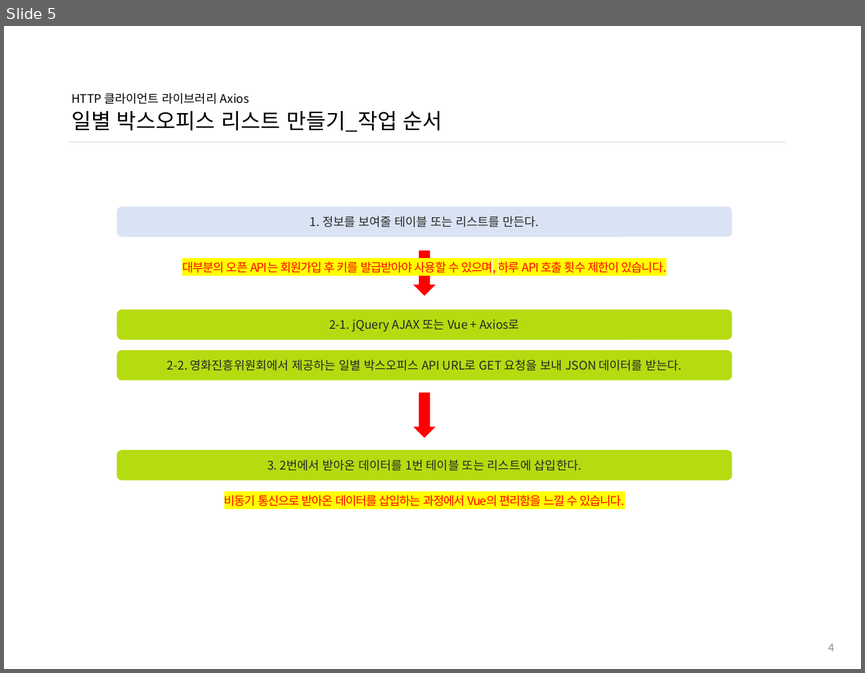
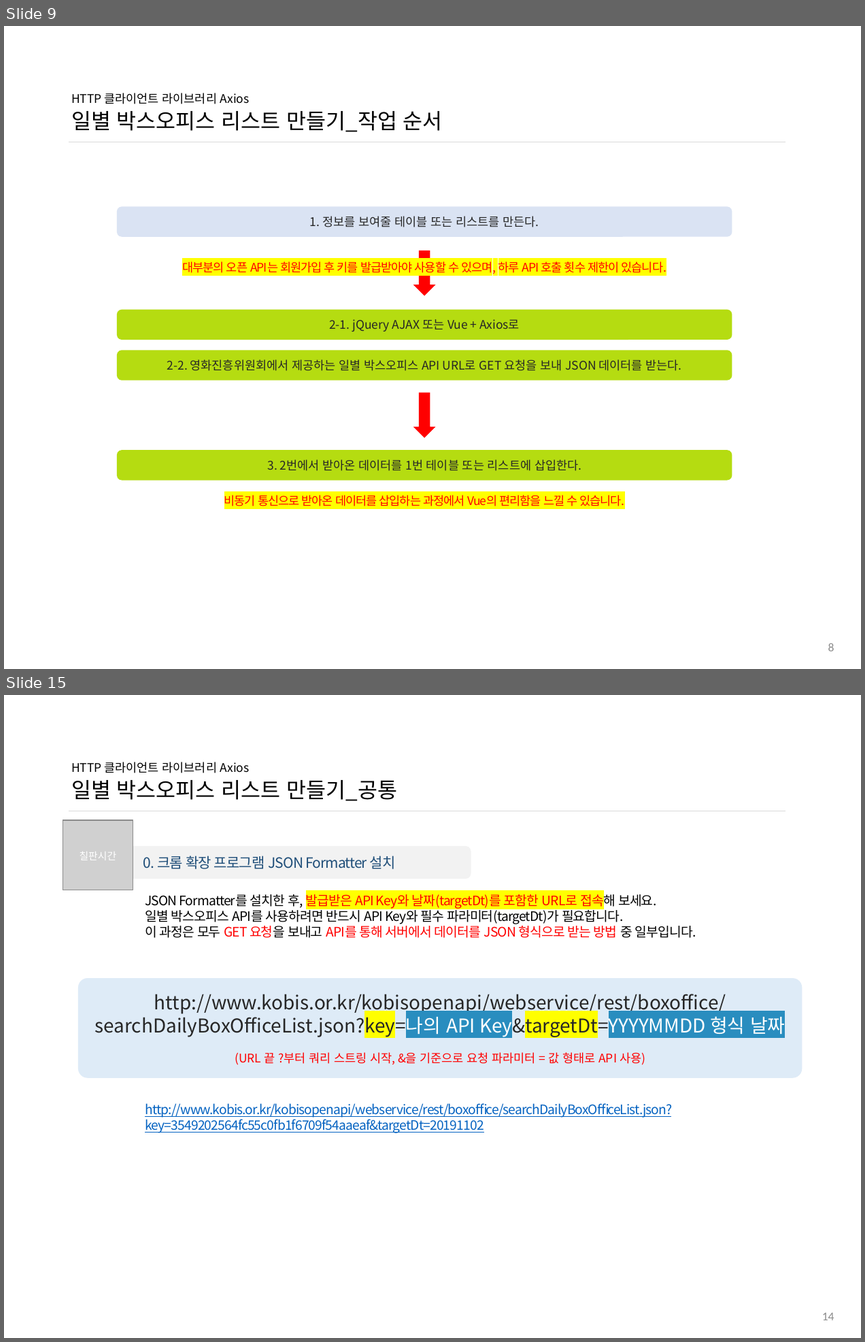
Before and after one commit to ddowon/vueStudy, a slide deck: 01.참고자료/191104_HTTP 클라이언트 라이브러리 Axios.pptx. Shown one above the other, each under a label of ours: slide 5 before the commit, slides 9 and 15 after it; the slides between them are not shown. The pictures are 865x673 and 865x1342 pixels, drawn with LibreOffice and Linux fonts; fonts in the diff are those of the drawing; grey boxes stand for pictures; background and template pictures are left out. Boxes give left, top, right and bottom in pixels: in the first picture for what was removed or moved away, otherwise in the second. Text is boxed around its words. In the diff, an @@ line names an element or a change of style, - is before the commit and + after.

Commit message:
11월 4일 11차 Axios 스터디 자료 업데이트

```diff
--- a/01.참고자료/191104_HTTP 클라이언트 라이브러리 Axios.pptx
+++ b/01.참고자료/191104_HTTP 클라이언트 라이브러리 Axios.pptx
@@ slide 15 added at [4, 695, 861, 1338], background #FFFFFF @@
@@ title added at [71, 762, 397, 801], 10 pt, text #000000 @@
+HTTP 클라이언트 라이브러리 Axios
+일별 박스오피스 리스트 만들기_공통
@@ line added from (68, 811) to (785, 811), #D9D9D9 0.5 pt @@
@@ picture added at [63, 820, 133, 890] @@
@@ text added at [79, 851, 117, 860], 8.5 pt, text #FFFFFF @@
+칠판시간
@@ rounded rectangle added at [107, 846, 471, 879], fill #F2F2F2, 12 pt, text #1F4E79 @@
+0. 크롬 확장 프로그램 JSON Formatter 설치
@@ text added at [145, 892, 697, 938], 11 pt, text #000000 @@
+JSON Formatter를 설치한 후, 발급받은 API Key와 날짜(targetDt)를 포함한 URL로 접속해 보세요.
+일별 박스오피스 API를 사용하려면 반드시 API Key와 필수 파라미터(targetDt)가 필요합니다.
+이 과정은 모두 GET 요청을 보내고 API를 통해 서버에서 데이터를 JSON 형식으로 받는 방법 중 일부입니다.
@@ rounded rectangle added at [79, 978, 802, 1077], fill #DEEBF7, 16 pt, text #262626 @@
+http://www.kobis.or.kr/kobisopenapi/webservice/rest/boxoffice/searchDailyBoxOfficeList.json?key=나의 API Key&targetDt=YYYYMMDD 형식 날짜
+(URL 끝 ?부터 쿼리 스트링 시작, &을 기준으로 요청 파라미터 = 값 형태로 API 사용)
@@ text added at [95, 994, 726, 1133], 11 pt, text #0563C1, underline @@
+http://www.kobis.or.kr/kobisopenapi/webservice/rest/boxoffice/searchDailyBoxOfficeList.json?key=3549202564fc55c0fb1f6709f54aaeaf&targetDt=20191102
@@ page number added at [822, 1312, 834, 1320], 10 pt, text #8C8C8C @@
+14
@@ what was slide 5 is now slide 9 @@
@@ page number at [828, 643, 834, 651]: text changed @@
-4
+8
```
Also in this commit, not shown: 4 slides changed, 14 other slides added.
